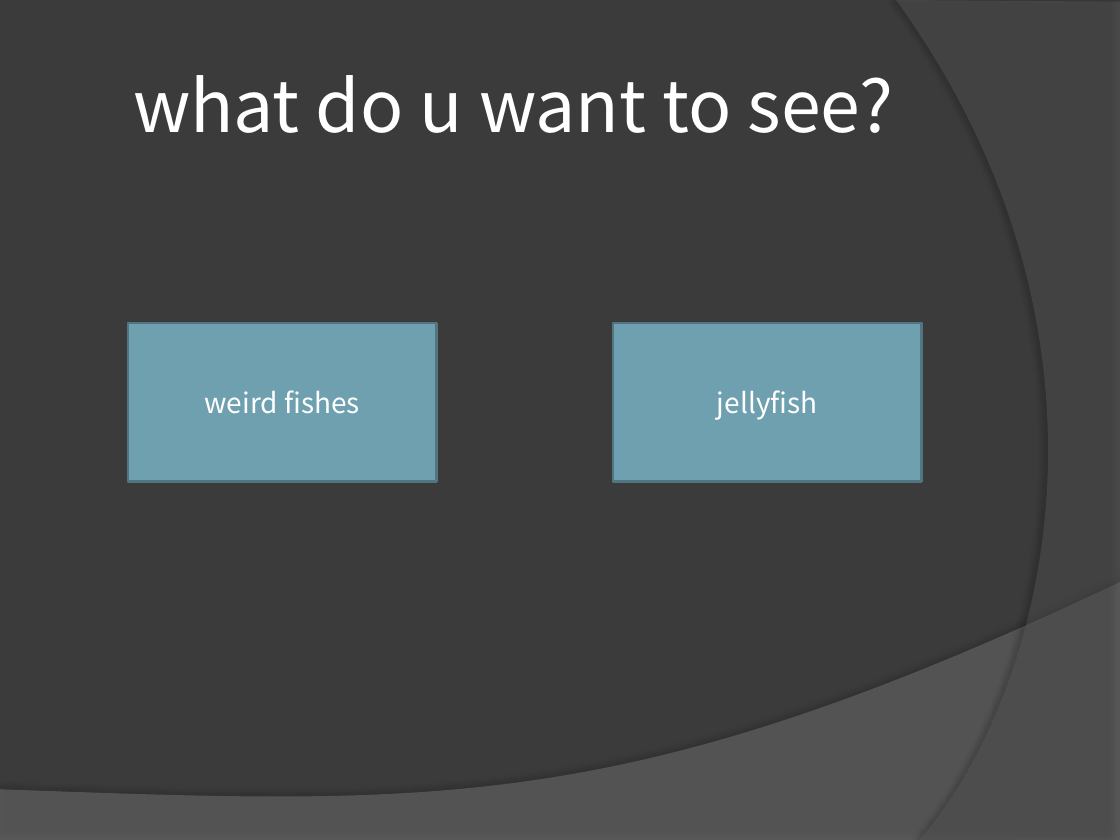
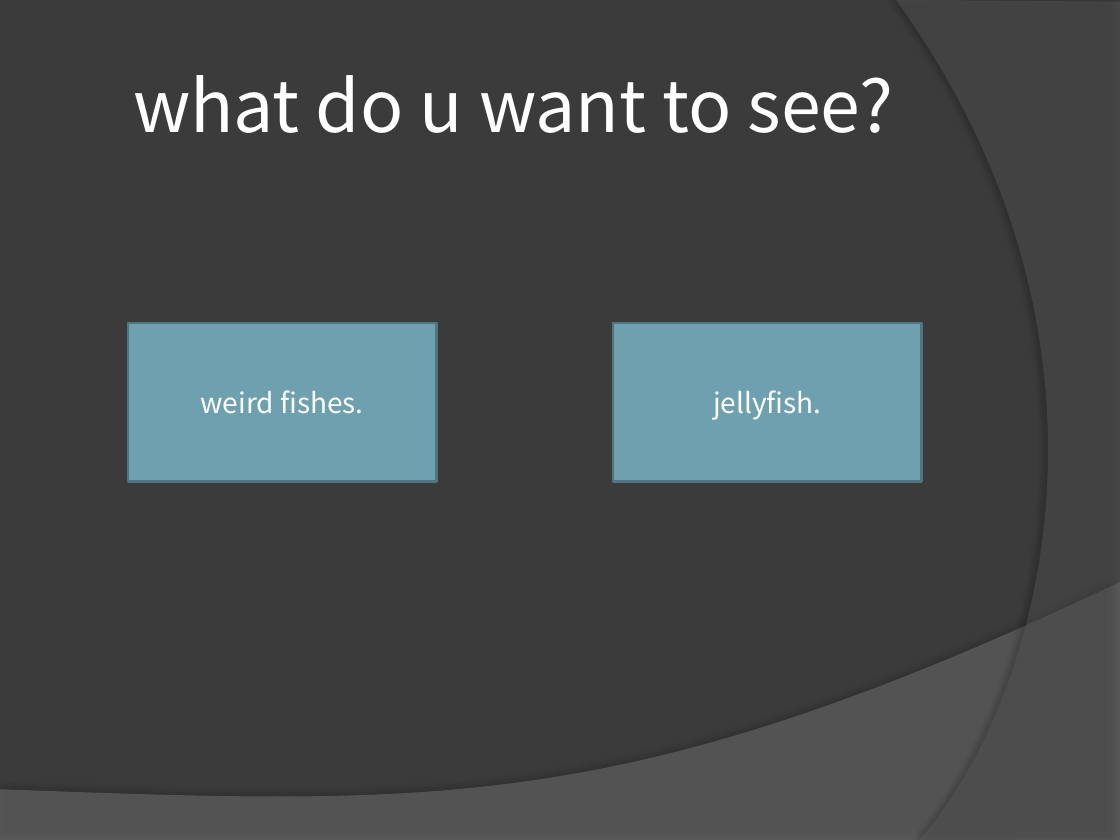
Before and after one commit to antonnpopov/2023, a slide deck: slide 1 of gryzg.pptx. Drawn at 1120x840 pixels with LibreOffice and Linux fonts; fonts in the diff are those of the drawing. Boxes give left, top, right and bottom in pixels: in the first picture for what was removed or moved away, otherwise in the second. Text is boxed around its words. In the diff, an @@ line names an element or a change of style, - is before the commit and + after.

```diff
--- a/gryzg.pptx
+++ b/gryzg.pptx
@@ text in rectangle at <box>201,390,363,414</box>: text changed @@
-weird fishes
+weird fishes.
@@ text in rectangle at <box>713,390,821,420</box>: text changed @@
-jellyfish
+jellyfish.
```
Also in this commit, not shown: 2 slides added, 2 slides removed.
